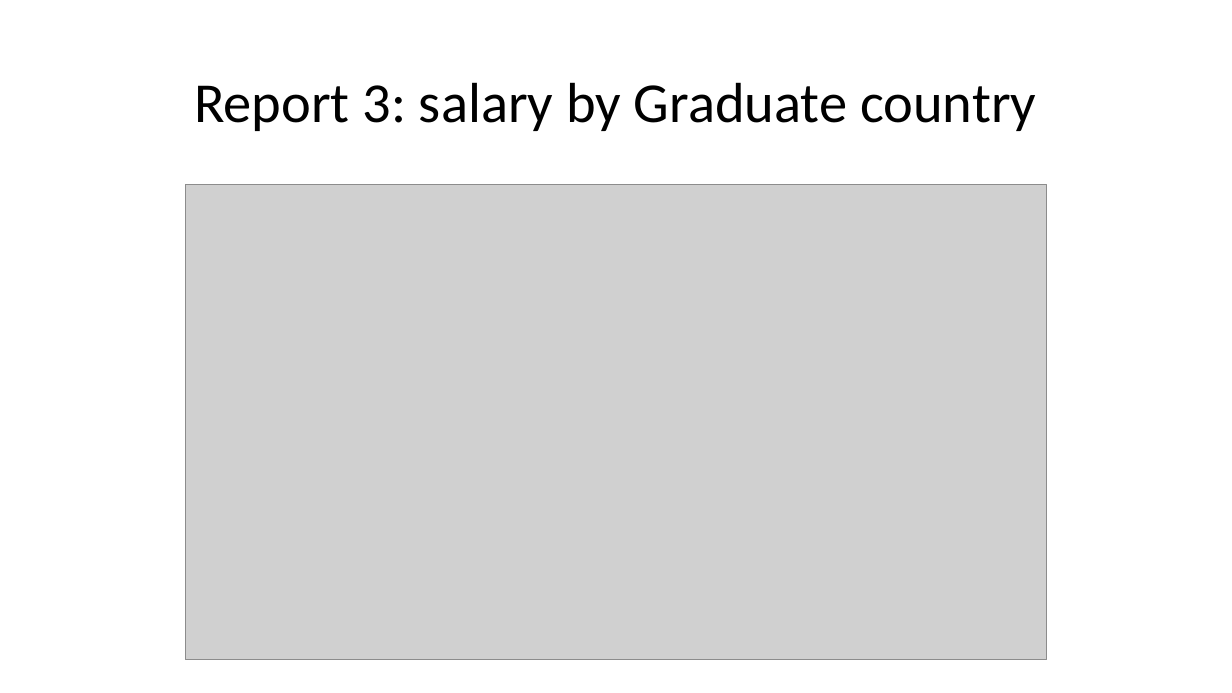
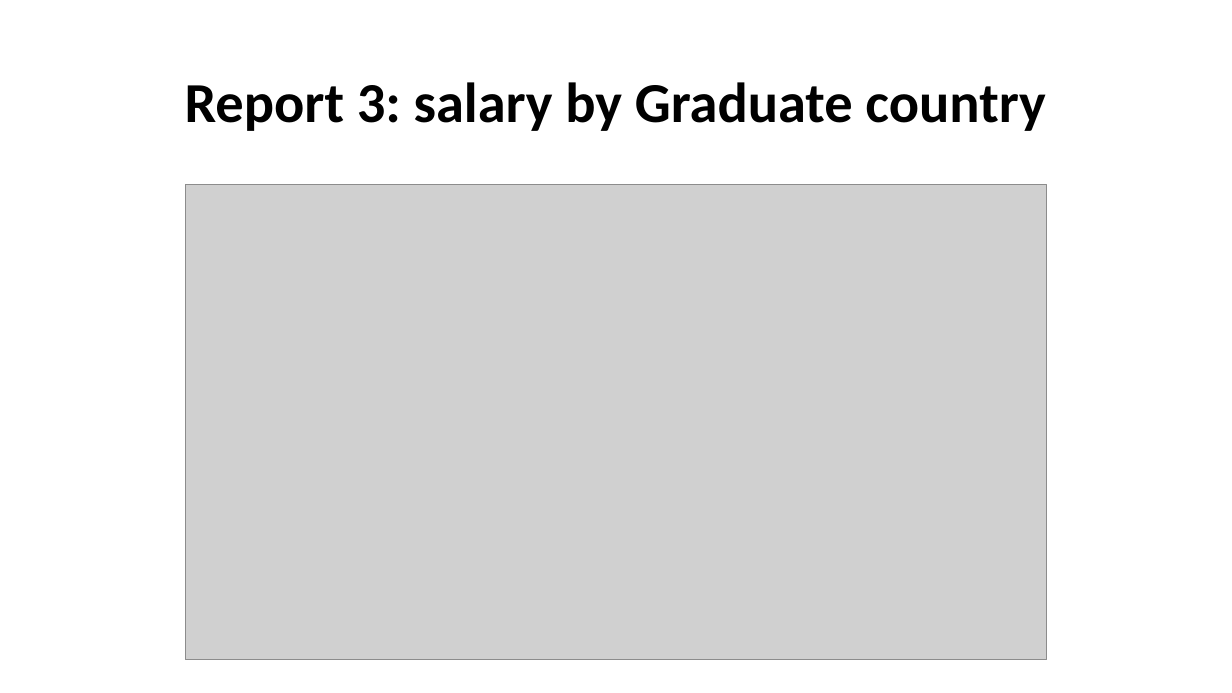
Before and after one commit to kimteespk/DADS5001-Data-Analytics-and-Data-Science-Tools-and-Programming, a slide deck: slide 9 of 12-PowerBI/DSTools-Power-BI.pptx. Drawn at 1232x693 pixels with LibreOffice and Linux fonts; fonts in the diff are those of the drawing; grey boxes stand for pictures. Boxes give left, top, right and bottom in pixels: in the first picture for what was removed or moved away, otherwise in the second. Text is boxed around its words. In the diff, an @@ line names an element or a change of style, - is before the commit and + after.

```diff
--- a/12-PowerBI/DSTools-Power-BI.pptx
+++ b/12-PowerBI/DSTools-Power-BI.pptx
@@ title "Report 3: salary by Graduate ..." at [185,82,1045,131]: bold on @@
```
Also in this commit, not shown: 3 other slides changed, 4 slides added, 1 slide removed, 1 other file.
